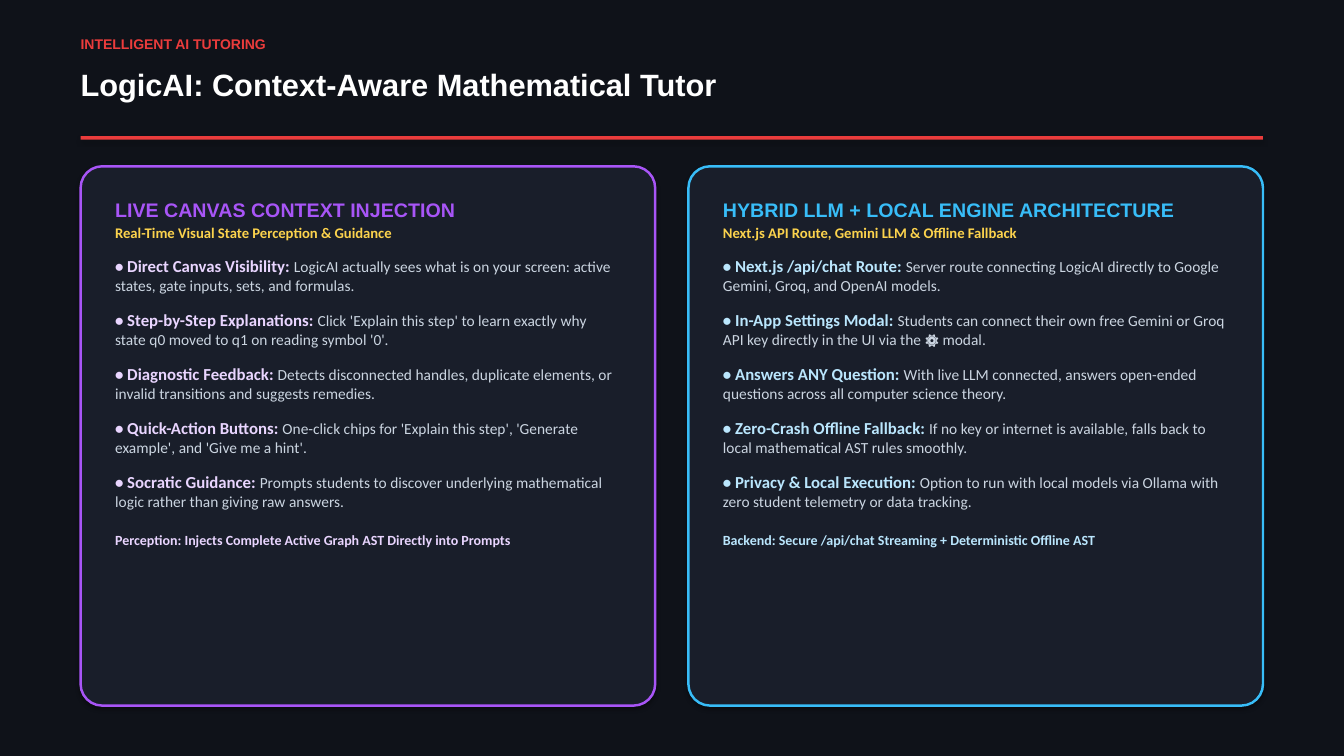
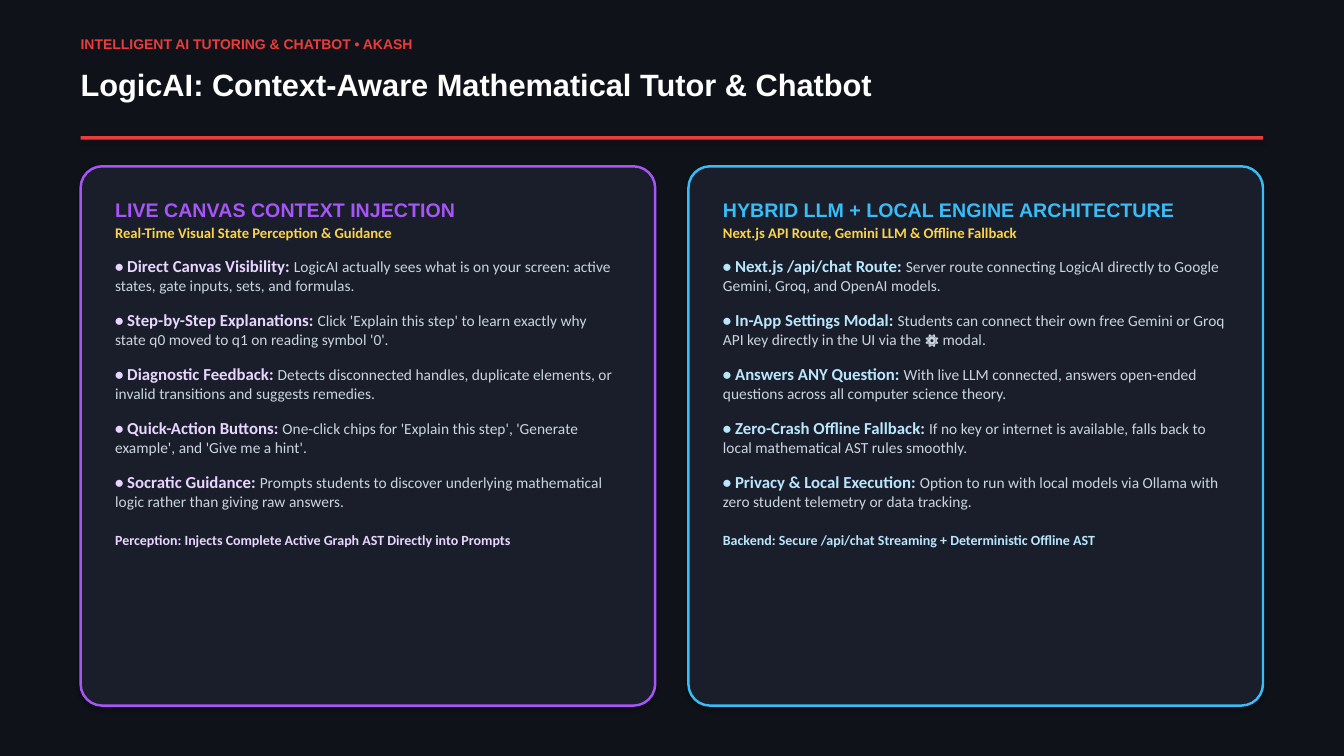
Before and after one commit to akash20065ray-sys/Logic_verse, a slide deck: slide 10 of LogicVerse_Presentation_Without_Names.pptx. Drawn at 1344x756 pixels with LibreOffice and Linux fonts; fonts in the diff are those of the drawing. Boxes give left, top, right and bottom in pixels: in the first picture for what was removed or moved away, otherwise in the second. Text is boxed around its words. In the diff, an @@ line names an element or a change of style, - is before the commit and + after.

```diff
--- a/LogicVerse_Presentation_Without_Names.pptx
+++ b/LogicVerse_Presentation_Without_Names.pptx
@@ text at <box>81,39,413,49</box>: text changed @@
-INTELLIGENT AI TUTORING
+INTELLIGENT AI TUTORING & CHATBOT • AKASH
@@ text at <box>81,73,872,101</box>: text changed @@
-LogicAI: Context-Aware Mathematical Tutor
+LogicAI: Context-Aware Mathematical Tutor & Chatbot
```
Also in this commit, not shown: 7 other slides changed, 2 other files.
